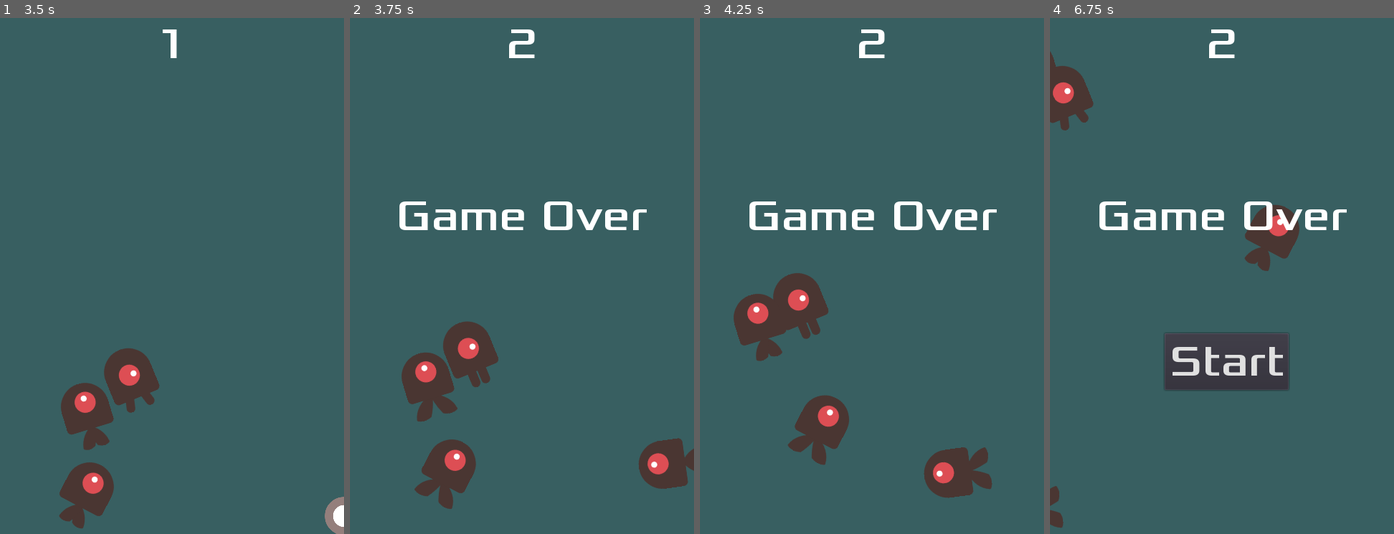
Above: before the commit, frames 1-4 (left to right).
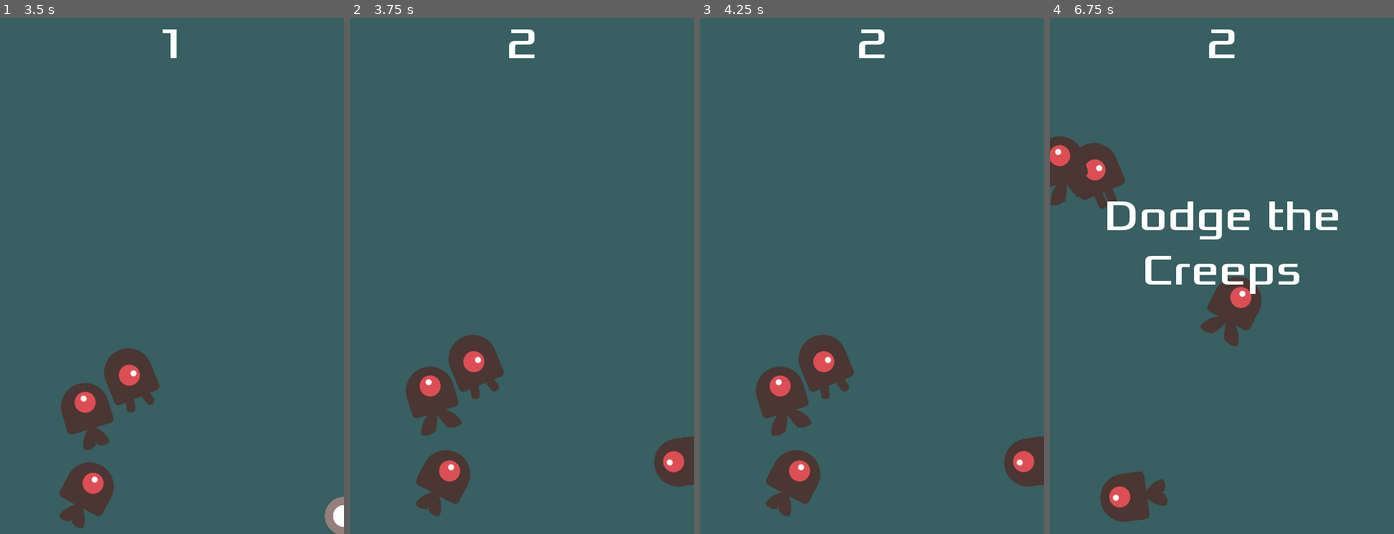
Above: after the commit, the same moments.

Repository: dastasoft/escape-from-covid-godot-2d-game
Game: Godot game, scene res://Main.tscn
Two runs of this game, one before a commit and one after it. Both use one fixed random seed, a clock stepped at 60 frames per second and the inputs below.
Inputs:
- Up to frame 1 (3.5 s): click "Start" at 0.5 s; tap Enter at 1.25 s; hold D (move_right) 1.28-2.03 s; hold S (move_down) 2.03-2.78 s; hold D (move_right) from 2.78 s (still down)
- Up to frame 2 (3.75 s): release D (move_right) at 3.53 s; hold W (move_up) from 3.53 s (still down)
- Up to frame 3 (4.25 s): keep holding W (move_up)
- Up to frame 4 (6.75 s): release W (move_up) at 4.28 s; hold A (move_left) 4.28-5.78 s; hold S (move_down) 5.78-6.53 s; hold D (move_right) from 6.53 s (still down)

Frame 1 is identical in both runs. In frame 2, 5.7% of the frame differs, in the area x 14-100%, y 35-97%; in frame 3, 12%; in frame 4, 14%, in the area x 0-87%, y 6-99%.

Commit message:
fixed hit bug and added stop on death

Diff:
--- a/Main.gd
+++ b/Main.gd
@@ -11,6 +11,7 @@
 	$HUD.update_score(score)
 
 	get_tree().call_group("mobs", "queue_free")
+	$Player.isDead = false
 	$Player.start($StartPosition.position)
 
 	$StartTimer.start()
@@ -23,14 +24,24 @@
 	$MobTimer.start()
 
 
+func death_stop():
+	get_tree().paused = true
+	yield(get_tree().create_timer(1), "timeout")
+	get_tree().paused = false
+
 func game_over():
-	$ScoreTimer.stop()
-	$MobTimer.stop()
+	if !$Player.isDead:
+		$Player.isDead = true
+		$ScoreTimer.stop()
+		$MobTimer.stop()
 
-	$HUD.show_game_over()
+		yield(death_stop(), "completed")
 
-	$Music.stop()
-	$DeathSound.play()
+		$HUD.show_game_over()
+
+		$Music.stop()
+		$DeathSound.play()
+
 
 func _on_MobTimer_timeout():
 	var mob_spawn_location = $MobPath/MobSpawnLocation
--- a/Player.gd
+++ b/Player.gd
@@ -4,10 +4,12 @@
 
 export var speed = 400.0
 var screen_size = Vector2.ZERO
+var isDead = false
 
 func _ready():
 	screen_size = get_viewport_rect().size
 	hide()
+	isDead = false
 
 func _process(delta):
 	var direction = Vector2.ZERO
